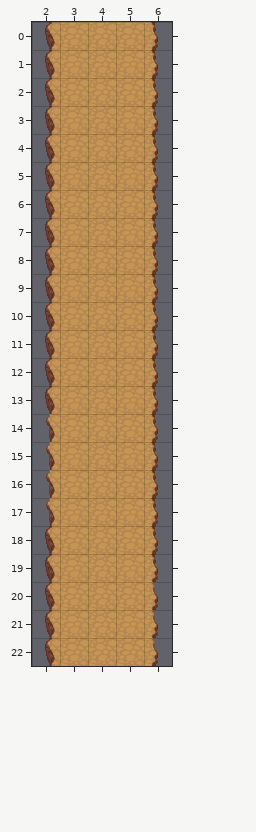
Level history. Tiled map: Engine - copia/Debug/Assets/test2.tmx. That is the earlier state.
Cells are 32x32 px. Shown: x 2..6, y 0..22.
The same view after the edit:
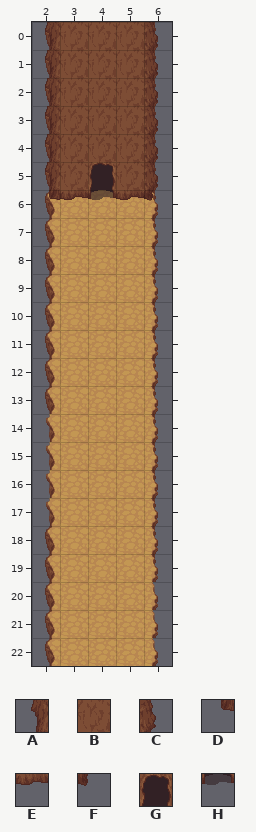
Key: from "Tiles": A 96, B 97, C 98, D 128, E 129, F 130, G 160, H 192.
_ is an empty cell.
Tiles of an added or newly shown layer are drawn over the layers below it.
Difference:
{"where": "layer \"Capa de patrones 2\" (added)"}
{"y":0,"x":2,"old":"_____","new":"ABBBC"}
{"y":1,"x":2,"old":"_____","new":"ABBBC"}
{"y":2,"x":2,"old":"_____","new":"ABBBC"}
{"y":3,"x":2,"old":"_____","new":"ABBBC"}
{"y":4,"x":2,"old":"_____","new":"ABBBC"}
{"y":5,"x":2,"old":"_____","new":"ABGBC"}
{"y":6,"x":2,"old":"_____","new":"DEHEF"}
{"label":"added","picture_box":[45,22,158,201]}
